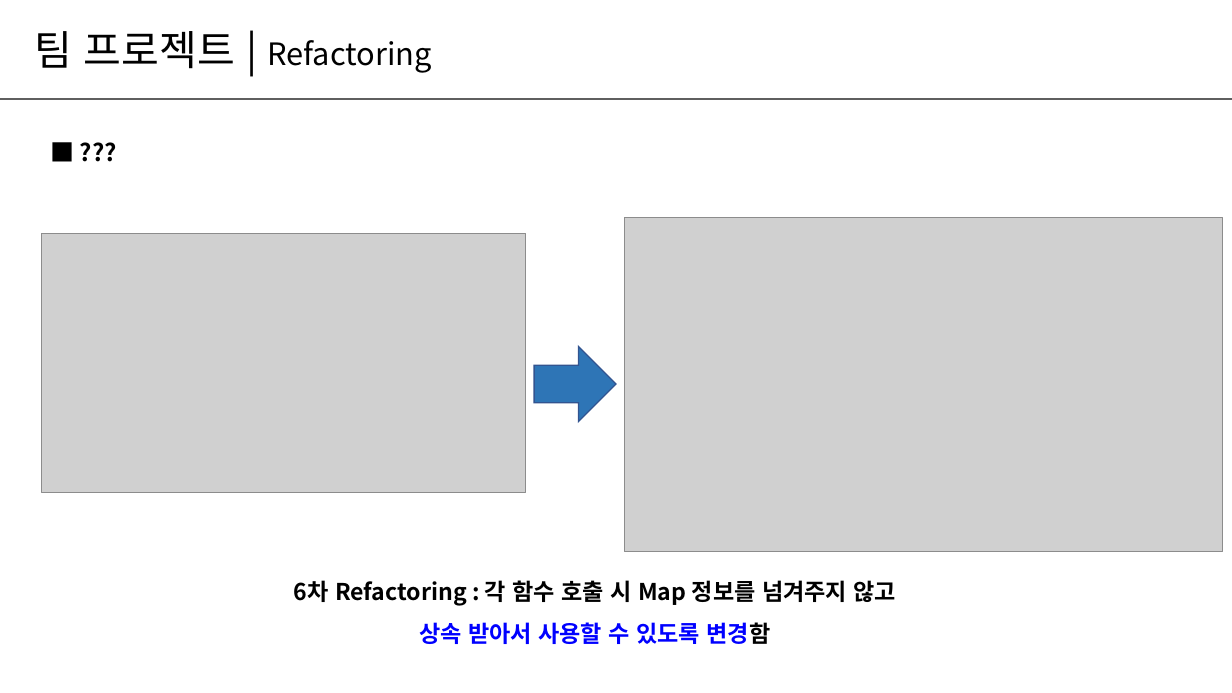
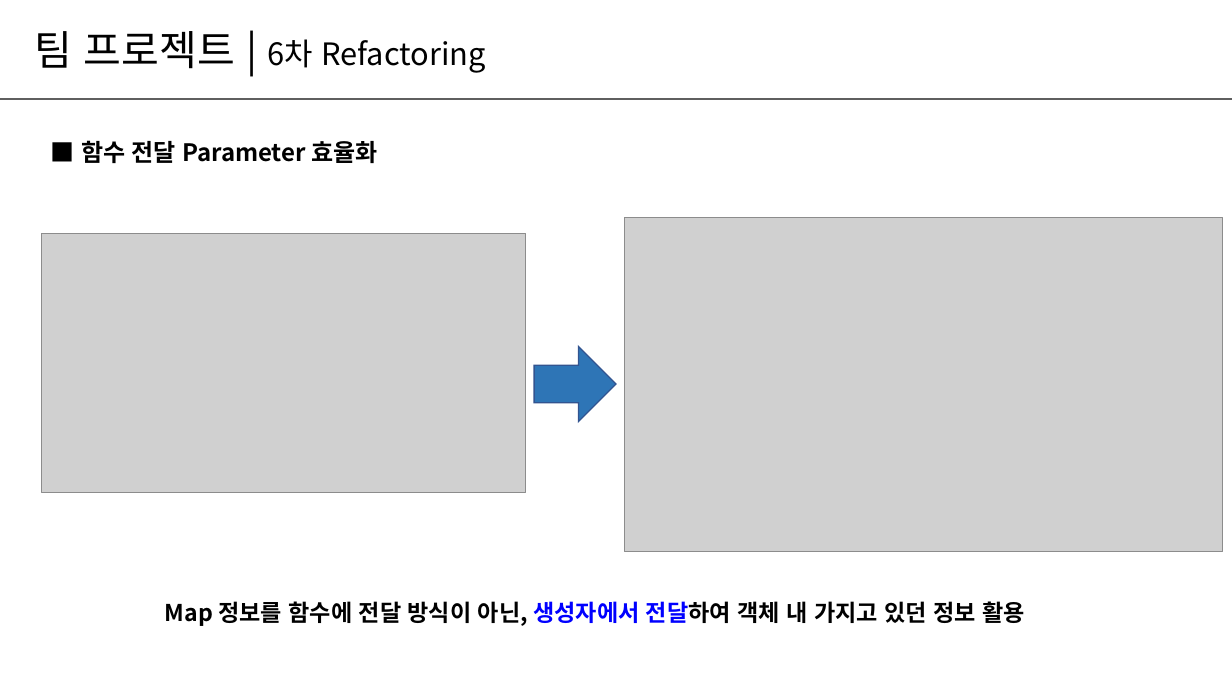
Before and after one commit to wjoongkim/Easy, a slide deck: slide 11 of 팀프로젝트_Easy팀_발표.pptx. Drawn at 1232x693 pixels with LibreOffice and Linux fonts; fonts in the diff are those of the drawing; grey boxes stand for pictures. Boxes give left, top, right and bottom in pixels: in the first picture for what was removed or moved away, otherwise in the second. Text is boxed around its words. In the diff, an @@ line names an element or a change of style, - is before the commit and + after.

```diff
--- a/팀프로젝트_Easy팀_발표.pptx
+++ b/팀프로젝트_Easy팀_발표.pptx
@@ text at <box>35,31,486,73</box>: text changed @@
-팀 프로젝트 | Refactoring
+팀 프로젝트 | 6차 Refactoring
@@ text at <box>81,140,377,163</box>: text changed @@
-■ ???
+■ 함수 전달 Parameter 효율화
@@ text at <box>218,601,976,626</box>: text changed @@
-6차 Refactoring : 각 함수 호출 시 Map 정보를 넘겨주지 않고
-상속 받아서 사용할 수 있도록 변경함
+Map 정보를 함수에 전달 방식이 아닌, 생성자에서 전달하여 객체 내 가지고 있던 정보 활용
```
Also in this commit, not shown: 6 other slides changed.
